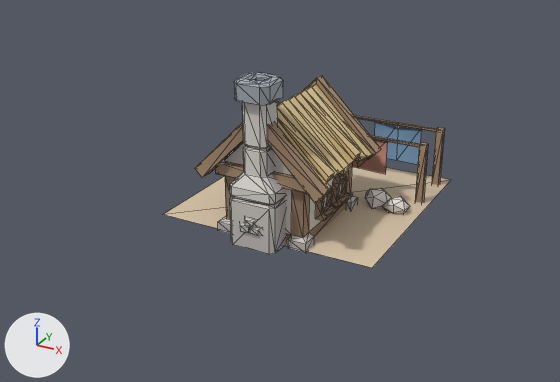
The glTF model client/public/models/weaver_wool.glb: old version first, new version second.
Both versions are drawn from a 50 mm lens placed at (2.77, -5.66, 2.83), pointed at (-0.12, -0.4, 0.2). Every picture has the same lights, and +X, +Y and +Z are marked at lower left. The older version comes first. Mesh edges are drawn as thin lines. Vertices at exactly the same position are counted once.

Script lines for the objects in view, before the commit:
```python
me_weaver_wool = bpy.data.meshes.new('weaver_wool')
me_weaver_wool.from_pydata(...)  # 694 vertices, 1133 faces; spans x -0.95..0.95, y -1.12..0.95, z -0.01..1.33
me_weaver_wool.materials.append(mat_palette)
ob_weaver_wool = bpy.data.objects.new('weaver_wool', me_weaver_wool)
ob_weaver_wool.location = (0.0, 0.0, 0.0)
```
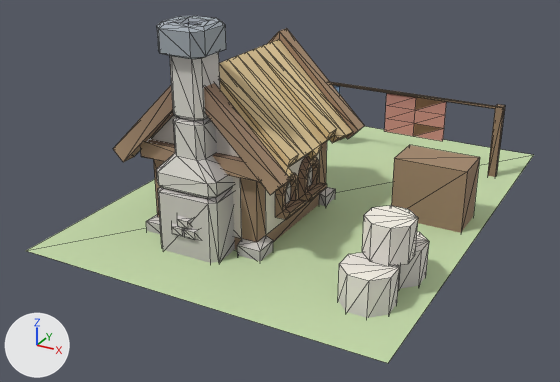
Changed parts and their boxes (x1, y1, x2, y2) in the pictures (560 x 382 px; the box of a moved part takes in the faces that stretch with it):
'weaver_wool', reshaped (76% wider, 77% taller): before (163, 72, 451, 268); after (26, 15, 534, 363)
part 1 of me_weaver_wool, moved or reshaped: before (216, 161, 358, 253); after (140, 139, 336, 261)
part 2 of me_weaver_wool, moved or reshaped: before (303, 75, 381, 159); after (267, 28, 364, 139)
part 3 of me_weaver_wool, moved or reshaped: before (195, 122, 329, 203); after (113, 83, 290, 195)
part 4 of me_weaver_wool, moved or reshaped: before (332, 173, 352, 207); after (298, 156, 327, 202)
part 5 of me_weaver_wool, moved or reshaped: before (315, 186, 338, 221); after (275, 172, 306, 220)
part 6 of me_weaver_wool, moved or reshaped: before (278, 84, 372, 190); after (219, 39, 353, 178)
part 7 of me_weaver_wool, moved or reshaped: before (230, 72, 286, 254); after (156, 15, 235, 263)
part 8 of me_weaver_wool, moved or reshaped: before (245, 218, 256, 228); after (172, 223, 185, 237)
part 9 of me_weaver_wool, moved or reshaped: before (240, 223, 250, 233); after (184, 228, 199, 240)
part 10 of me_weaver_wool, moved or reshaped: before (250, 227, 261, 236); after (177, 216, 192, 229)
part 11 of me_weaver_wool, moved or reshaped: before (432, 127, 445, 185); after (487, 104, 505, 177)
part 12 of me_weaver_wool, added: after (330, 82, 495, 109)
part 13 of me_weaver_wool, added: after (338, 253, 400, 318)
part 14 of me_weaver_wool, added: after (398, 232, 429, 289)
part 15 of me_weaver_wool, added: after (362, 205, 418, 266)
part 16 of me_weaver_wool, moved or reshaped: before (415, 143, 428, 203); after (391, 145, 480, 233)
part 17 of me_weaver_wool, rebuilt: before (163, 167, 451, 268); after (26, 126, 534, 363)
part 18 of me_weaver_wool, deleted: before (224, 103, 436, 214)
part 19 of me_weaver_wool, added (brown): after (333, 85, 446, 141)
part 20 of me_weaver_wool, added: after (151, 115, 239, 157)

Patch to the scene script:
```diff
--- a/client/public/models/weaver_wool.glb.py
+++ b/client/public/models/weaver_wool.glb.py
@@ me_weaver_wool @@
-me_weaver_wool.from_pydata(...)  # 694 vertices, 1133 faces; spans x -0.95..0.95, y -1.12..0.95, z -0.01..1.33
+me_weaver_wool.from_pydata(...)  # 733 vertices, 1221 faces; spans x -1.48..1.48, y -1.98..1.98, z 0.0..1.75
+# me_weaver_wool part 1: the loose piece of 72 vertices spanning x -0.4..0.4, y -0.95..0.05, z 0.0..0.6 is scaled about its middle by 1.32, then moved by (-0.35, -0.15, 0.1)
+# me_weaver_wool part 2: the loose piece of 12 vertices spanning x -0.56..0.56, y 0.0..0.1, z 0.46..1.1 is scaled about its middle by 1.32, then moved by (-0.35, 0.01, 0.25)
+# me_weaver_wool part 3: the loose piece of 12 vertices spanning x -0.56..0.56, y -1.0..-0.9, z 0.46..1.1 is scaled about its middle by 1.32, then moved by (-0.35, -0.31, 0.25)
+# me_weaver_wool part 4: the loose piece of 43 vertices spanning x 0.35..0.45, y -0.4..-0.2, z 0.17..0.42 is scaled about its middle by 1.32, then moved by (-0.22, -0.1, 0.1)
+# me_weaver_wool part 5: the loose piece of 43 vertices spanning x 0.35..0.45, y -0.69..-0.49, z 0.17..0.42 is scaled about its middle by 1.32, then moved by (-0.22, -0.19, 0.1)
+# me_weaver_wool part 6: the loose piece of 82 vertices spanning x -0.53..0.53, y -0.9..0.0, z 0.48..1.05 is scaled about its middle by 1.32, then moved by (-0.35, -0.15, 0.25)
+# me_weaver_wool part 7: the loose piece of 98 vertices spanning x -0.2..0.2, y -1.1..-0.8, z 0.0..1.33 is scaled about its middle by 1.32, then moved by (-0.35, -0.31, 0.21)
+# me_weaver_wool part 8: the loose piece of 8 vertices spanning x -0.06..0.06, y -1.12..-1.08, z 0.19..0.27 is scaled about its middle by 1.32, then moved by (-0.41, -0.36, 0.0)
+# me_weaver_wool part 9: the loose piece of 8 vertices spanning x -0.1..0.02, y -1.12..-1.08, z 0.13..0.21 is scaled about its middle by 1.32, then moved by (-0.25, -0.36, 0.06)
+# me_weaver_wool part 10: the loose piece of 8 vertices spanning x -0.02..0.1, y -1.12..-1.08, z 0.13..0.21 is scaled about its middle by 1.32, then moved by (-0.39, -0.36, 0.13)
+# me_weaver_wool part 11: the loose piece of 8 vertices spanning x 0.82..0.88, y 0.77..0.83, z 0.0..0.55 is scaled about its middle by (1.17, 1.17, 1.27), then moved by (0.4, 0.45, 0.07)
+# me_weaver_wool part 12: a new loose piece, a box spanning x -1.375..1.275, y 1.24..1.26, z 0.67..0.69, in mat_palette
+# me_weaver_wool part 13: a new loose piece, an 8-sided cylinder along z spanning x 0.92..1.28, y -1.58..-1.22, z 0.0..0.3, in mat_palette
+# me_weaver_wool part 14: a new loose piece, an 8-sided cylinder along z spanning x 0.97..1.33, y -1.13..-0.77, z 0.0..0.3, in mat_palette
+# me_weaver_wool part 15: a new loose piece, an 8-sided cylinder along z spanning x 0.98..1.32, y -1.35..-1.01, z 0.3..0.58, in mat_palette
+# me_weaver_wool part 16: the loose piece of 8 vertices spanning x 0.82..0.88, y 0.32..0.38, z 0.0..0.55 is scaled about its middle by (10, 5.83, 1), then moved by (0.2, -0.25, 0.0)
+# me_weaver_wool part 17: the loose piece of 4 vertices spanning x -0.95..0.95, y -0.95..0.95, z 0.02 is rebuilt with 4 vertices and now spans x -1.48..1.48, y -1.98..1.98, z 0.02
+# me_weaver_wool part 18: 11 loose pieces with 78 vertices, spanning x -0.88..0.85, y -0.9..0.82, z -0.01..0.98, are deleted
+# me_weaver_wool part 19: 24 vertices added at x -1.05..0.75, y 1.25, z 0.22..0.67
+# me_weaver_wool part 20: 3 vertices added at x -0.85..0.15, y -1.19, z 0.79..1.29
+# other edits to the shape of me_weaver_wool do not show in these pictures
 me_weaver_wool.materials.append(mat_palette)
```
